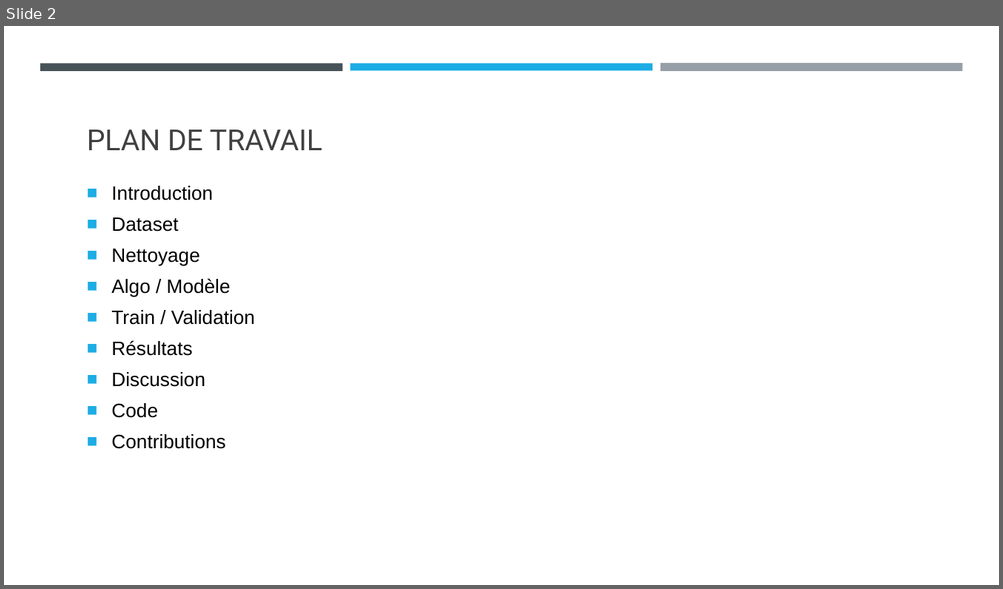
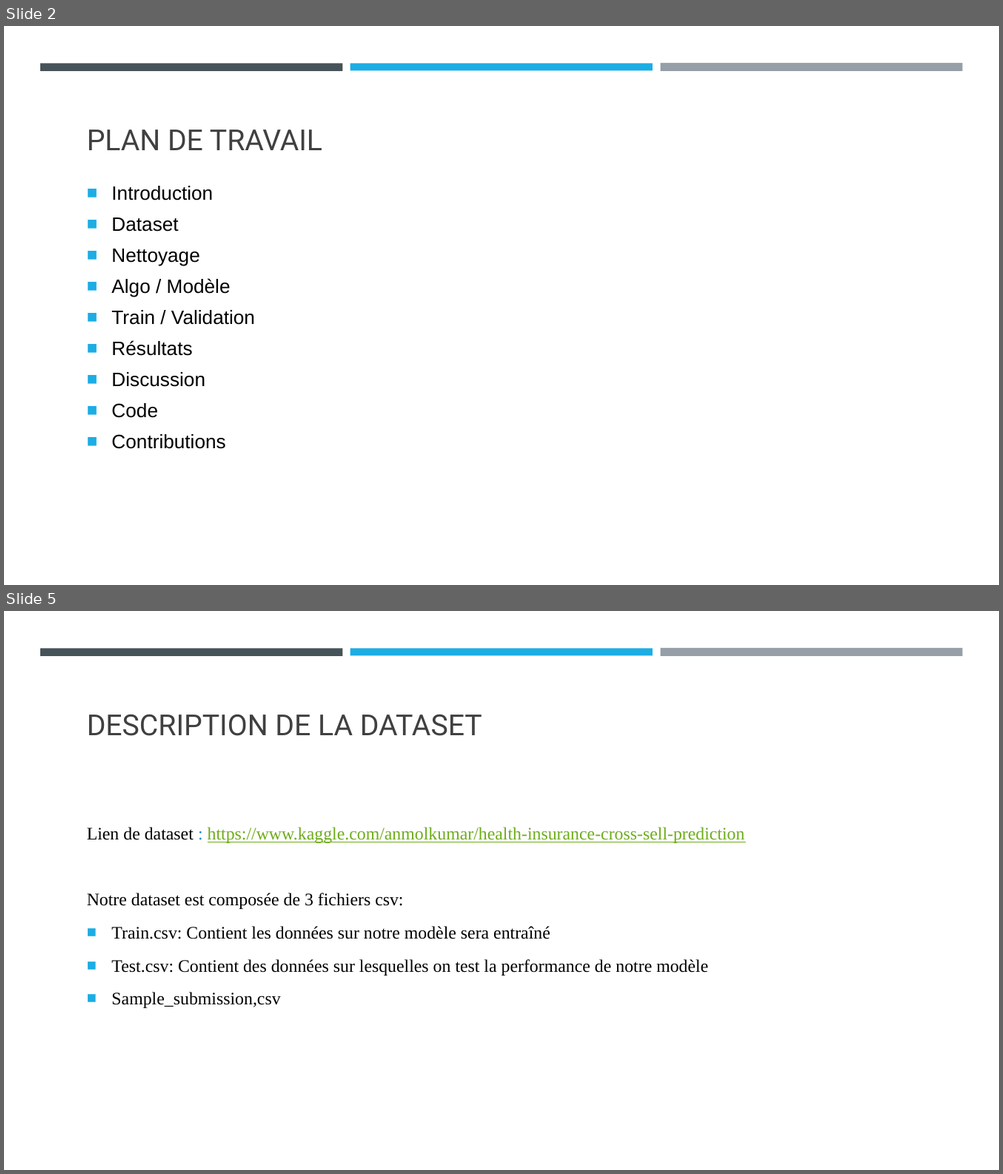
Before and after one commit to wiwiwisso/Health_Insurance_Cross_Sell_Prediction, a slide deck: Prédictions de ventes croisée d’assurence maladie et assurence.pptx. Shown one above the other, each under a label of ours: slide 2 before the commit, slides 2 and 5 after it; the slides between them are not shown. The pictures are 1003x589 and 1003x1174 pixels, drawn with LibreOffice and Linux fonts; fonts in the diff are those of the drawing. Boxes give left, top, right and bottom in pixels: in the first picture for what was removed or moved away, otherwise in the second. Text is boxed around its words. In the diff, an @@ line names an element or a change of style, - is before the commit and + after.

```diff
--- a/Prédictions de ventes croisée d’assurence maladie et assurence.pptx
+++ b/Prédictions de ventes croisée d’assurence maladie et assurence.pptx
@@ slide 5 added at (4, 611, 999, 1170), background #FFFFFF; not listed: 3 template elements that a slide beside it also shows @@
@@ title added at (87, 714, 482, 736), 28 pt, text #404040 @@
+DESCRIPTION DE LA DATASET
@@ text added at (87, 827, 745, 1008), 17 pt, text #000000 @@
+Lien de dataset : https://www.kaggle.com/anmolkumar/health-insurance-cross-sell-prediction
+Notre dataset est composée de 3 fichiers csv:
+■ Train.csv: Contient les données sur notre modèle sera entraîné
+■ Test.csv: Contient des données sur lesquelles on test la performance de notre modèle
+■ Sample_submission,csv
```
Also in this commit, not shown: 1 slide changed, 12 other slides added, 2 slides removed, 2 other files.
